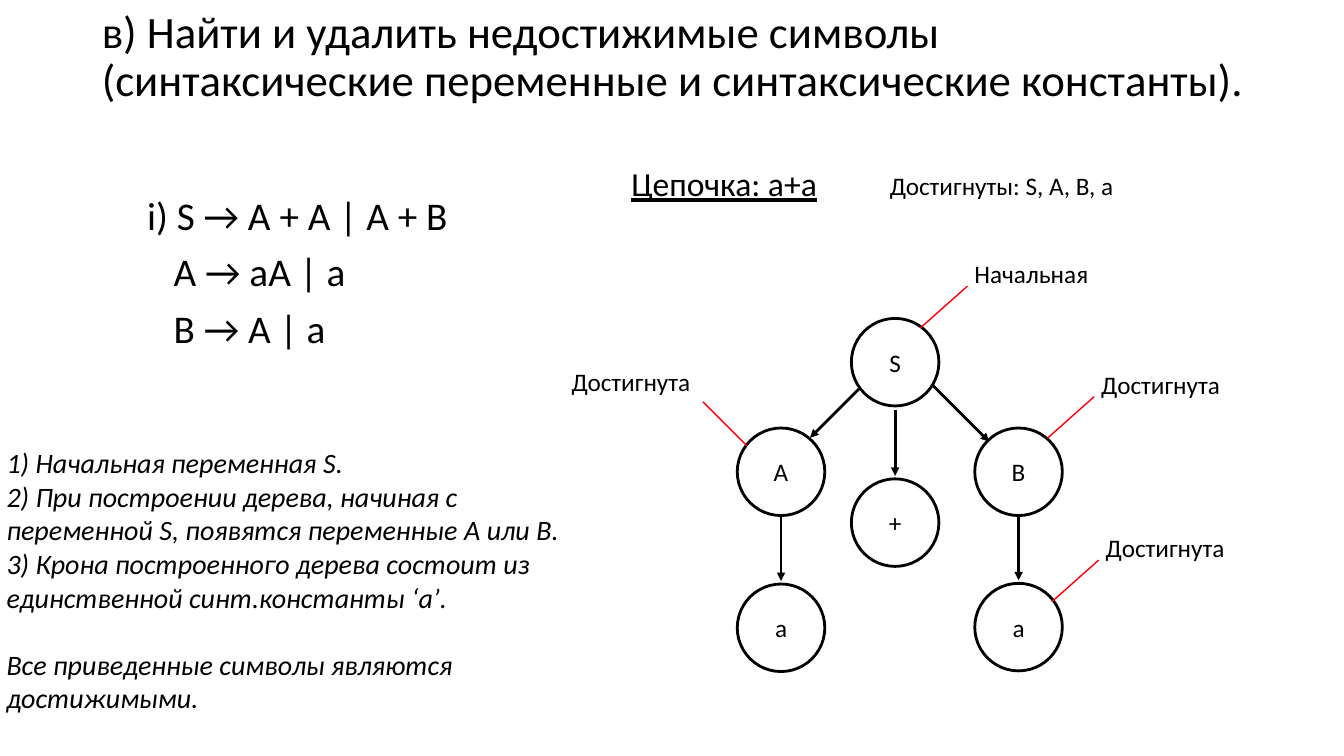
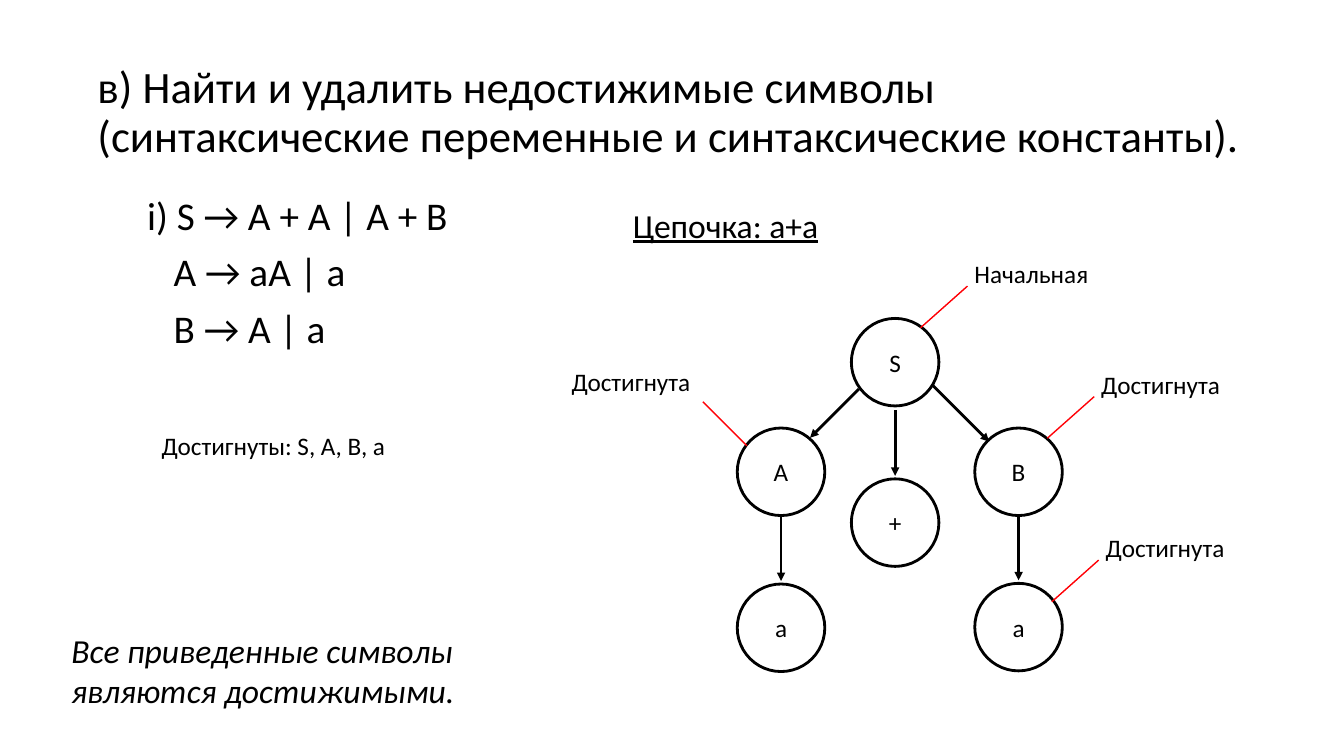
Before and after one commit to goddamnteam/korzun, a slide deck: slide 7 of task6.pptx (slide 5 before the commit). Drawn at 1344x756 pixels with LibreOffice and Linux fonts; fonts in the diff are those of the drawing. Boxes give left, top, right and bottom in pixels: in the first picture for what was removed or moved away, otherwise in the second. Text is boxed around its words. In the diff, an @@ line names an element or a change of style, - is before the commit and + after.

```diff
--- a/task6.pptx
+++ b/task6.pptx
@@ title "в) Найти и удалить недостижимые ..." moved from (x1=102, y1=15, x2=1242, y2=104) to (x1=97, y1=70, x2=1238, y2=160) @@
@@ text "Цепочка: a+a" moved from (x1=631, y1=174, x2=817, y2=202) to (x1=633, y1=216, x2=818, y2=244) @@
@@ text "Достигнуты: S, A, B, a" moved from (x1=890, y1=178, x2=1113, y2=199) to (x1=162, y1=438, x2=385, y2=459) @@
@@ text removed at (x1=7, y1=453, x2=558, y2=713) @@
-1) Начальная переменная S.
-2) При построении дерева, начиная с переменной S, появятся переменные A или B.
-3) Крона построенного дерева состоит из единственной синт.константы ‘a’.
-Все приведенные символы являются достижимыми.
@@ text added at (x1=71, y1=641, x2=454, y2=709), 24 pt, text #000000, italic @@
+Все приведенные символы
+являются достижимыми.
```
Also in this commit, not shown: 7 other slides changed, 3 slides added.
